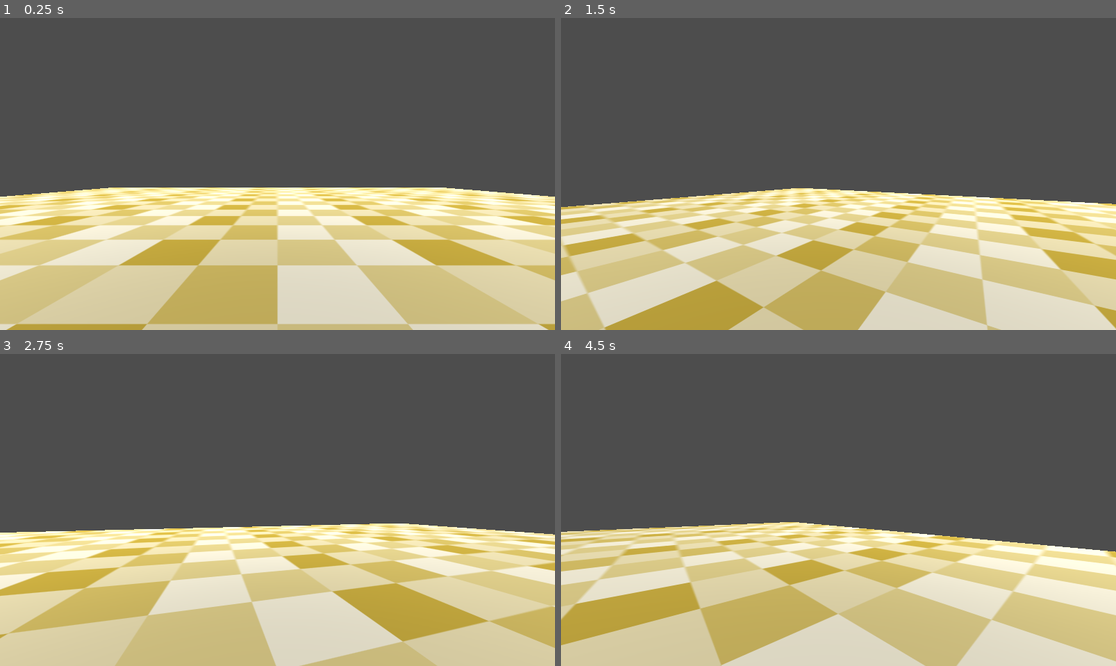
Above: before the commit, frames 1-4 (two rows, left to right).
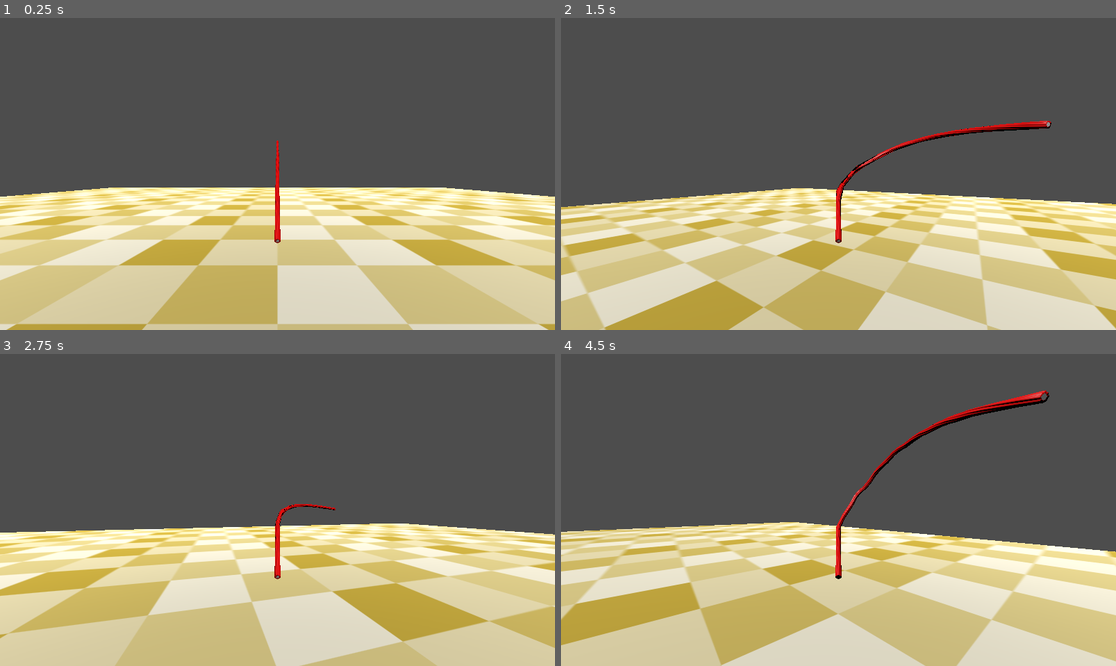
Above: after the commit, the same moments.

Repository: gartenschlaefer/flippin_sweet_deco_hunter
Game: Godot game, scene res://scenes/flippin_sweet_deco_hunter.tscn
Two runs of this game, one before a commit and one after it. Both use one fixed random seed, a clock stepped at 60 frames per second and the inputs below.
Inputs (mouse positions are in pixels of both pictures, inside the frame that each line leads up to):
- Up to frame 1 (0.25 s): no input
- Up to frame 2 (1.5 s): tap Enter at 0.5 s; move the mouse to (866, 174) at 0.52 s; hold Q 0.53-1.28 s; hold W (forward) from 0.53 s (still down); tap Space (jump) at 0.77 s; move the mouse to (810, 174) at 1.27 s; tap E at 1.35 s
- Up to frame 3 (2.75 s): keep holding W (forward); tap Space (jump) at 1.52 s; move the mouse to (288, 503) at 2.02 s; hold Q from 2.03 s (still down)
- Up to frame 4 (4.5 s): keep holding W (forward); move the mouse to (832, 516) at 2.77 s; release Q at 2.78 s; tap E at 2.85, 4.35 s; tap Space (jump) at 3.02, 3.77 s; move the mouse to (877, 513) at 3.52 s; hold Q 3.53-4.28 s; move the mouse to (794, 506) at 4.27 s

The runs differ from the first frame. In frame 1, 0.2% of the frame differs, in the area x 49-51%, y 39-73%; in frame 2, 0.9%; in frame 3, 0.3%; in frame 4, 1.1%, in the area x 49-88%, y 11-73%.

Commit message:
whip with working physics

Diff:
--- a/prefabs/licorice_whip.tscn
+++ b/prefabs/licorice_whip.tscn
@@ -8,15 +8,17 @@
 height = 0.28814697
 
 [node name="LicoriceWhip" type="Node3D"]
+script = ExtResource("1_qtq0k")
+
+[node name="Licorice_Whip" parent="." instance=ExtResource("1_7nti1")]
 
 [node name="Physics" type="Node3D" parent="."]
-script = ExtResource("1_qtq0k")
-whip_scene = ExtResource("1_7nti1")
 
 [node name="RigidBody3D" type="RigidBody3D" parent="Physics"]
 transform = Transform3D(1, 0, 0, 0, 1, 0, 0, 0, 1, 0, 0.5, 0)
 mass = 0.2
 can_sleep = false
+freeze = true
 
 [node name="CollisionShape3D" type="CollisionShape3D" parent="Physics/RigidBody3D"]
 transform = Transform3D(1, 0, 0, 0, 1, 0, 0, 0, 1, 0, 0.1, 0)
@@ -115,7 +117,7 @@
 
 [node name="RigidBody3D9" type="RigidBody3D" parent="Physics"]
 transform = Transform3D(1, 0, 0, 0, 1, 0, 0, 0, 1, 0, 2.9, 0)
-mass = 0.1
+mass = 0.2
 can_sleep = false
 
 [node name="CollisionShape3D" type="CollisionShape3D" parent="Physics/RigidBody3D9"]
--- a/scenes/deco_hunt_world.tscn
+++ b/scenes/deco_hunt_world.tscn
@@ -1,7 +1,8 @@
-[gd_scene load_steps=5 format=3 uid="uid://c3a8qsy3ho4yp"]
+[gd_scene load_steps=6 format=3 uid="uid://c3a8qsy3ho4yp"]
 
 [ext_resource type="Material" uid="uid://b6ncbnox5ob0h" path="res://materials/raster_texture.tres" id="1_hypvu"]
 [ext_resource type="PackedScene" uid="uid://cs6jw26dvr3ym" path="res://prefabs/fp_player.tscn" id="1_yq521"]
+[ext_resource type="PackedScene" uid="uid://bp324u76hfyw3" path="res://prefabs/licorice_whip.tscn" id="3_i0axm"]
 
 [sub_resource type="PlaneMesh" id="PlaneMesh_2rdx1"]
 material = ExtResource("1_hypvu")
@@ -25,3 +26,6 @@
 
 [node name="fp_player" parent="." instance=ExtResource("1_yq521")]
 transform = Transform3D(1, 0, 0, 0, 1, 0, 0, 0, 1, 0, 0.5390434, 6.353165)
+
+[node name="LicoriceWhip" parent="fp_player" instance=ExtResource("3_i0axm")]
+transform = Transform3D(1, 0, 0, 0, 0.49999997, 0.86602545, 0, -0.86602545, 0.49999997, 0, 1.2650576, -1.6241736)
--- a/scripts/licorice_whip.gd
+++ b/scripts/licorice_whip.gd
@@ -1,53 +1,90 @@
 extends Node3D
 
-@export var whip_scene: PackedScene
+@onready var skeleton: Skeleton3D = $Licorice_Whip/Armature/Skeleton3D
+@onready var mesh: MeshInstance3D = _find_mesh($Licorice_Whip)
+@onready var physics: Node3D = $Physics
+@export var physics_allow_segment_x: float = 15.0
+@export var physics_allow_segment_y: float = 50.0
+@export var physics_allow_segment_z: float = 15.0
+@export var chain_stiffness := 1.0
+
 
 var whip_instance: Node3D
-var skeleton: Skeleton3D
-var mesh: MeshInstance3D
 var segs: Array[RigidBody3D] = []
+var rest_lengths: Array[float] = []
 
 var offsets := []
 
 func _ready():
-	whip_instance = whip_scene.instantiate()
-	add_child(whip_instance)
-
-	skeleton = _find_skeleton(whip_instance)
-	if skeleton == null:
-		push_error("Skeleton3D not found in whip_scene")
-		return
-
-	mesh = _find_mesh(whip_instance)
-	if mesh == null:
-		push_error("Skinned MeshInstance3D not found in whip_scene")
-		return
-
-	segs = []
-	for c in get_children():
+	for c in physics.get_children():
 		if c is RigidBody3D:
 			segs.append(c)
 
-	if segs.size() == 0:
-		push_error("No physics segments found")
-		return
+	segs.sort_custom(func(a, b): return a.global_position.y < b.global_position.y)
 
 	offsets.resize(segs.size())
 
 	for i in segs.size():
-		_create_joint(segs[i], segs[i - 1])
 		var bone := i + 1
-		var bone_pose: Transform3D = skeleton.get_bone_global_pose(bone)
+		var bone_pose: Transform3D = skeleton.global_transform * skeleton.get_bone_global_pose(bone)
 		var seg_pose: Transform3D = segs[i].global_transform
 		offsets[i] = seg_pose.affine_inverse() * bone_pose
 
+	segs[0].freeze = true
+
+	for i in range(1, segs.size()):
+		_create_joint(segs[i], segs[i - 1])
+		var rest_lengths: Array[float] = []
+	_cache_rest_lengths()
+
 
 func _physics_process(delta):
+
 	skeleton.clear_bones_global_pose_override()
+	var skel_inv := skeleton.global_transform.affine_inverse()
+
 	for i in segs.size():
 		var bone := i + 1
-		var t: Transform3D = segs[i].global_transform * offsets[i]
-		skeleton.set_bone_global_pose_override(bone, t, 1.0, true)
+		var seg_pose: Transform3D = segs[i].global_transform
+		var world_t: Transform3D = seg_pose * offsets[i]
+		var bone_t: Transform3D = skel_inv * world_t
+		skeleton.set_bone_global_pose_override(bone, bone_t, 1.0, true)
+	stabilize_chain()
+
+
+func stabilize_chain():
+	for i in range(1, segs.size()):
+		var a := segs[i - 1]
+		var b := segs[i]
+
+		var dir := b.global_position - a.global_position
+		var len := dir.length()
+		if len == 0.0:
+			continue
+
+		var target := rest_lengths[i - 1]
+		var error := len - target
+
+		if abs(error) < 0.0001:
+			continue
+
+		var n := dir / len
+		var correction := -n * error * chain_stiffness
+
+		b.global_position += correction
+
+		var v := b.linear_velocity
+		var radial := n * v.dot(n)
+		b.linear_velocity = v - radial
+
+
+func _cache_rest_lengths():
+	rest_lengths.clear()
+	for i in range(1, segs.size()):
+		rest_lengths.append(
+			segs[i].global_position.distance_to(segs[i - 1].global_position)
+		)
+
 
 func _create_joint(a: RigidBody3D, b: RigidBody3D) -> Generic6DOFJoint3D:
 	var j := Generic6DOFJoint3D.new()
@@ -67,20 +104,19 @@
 	j.set_flag_y(Generic6DOFJoint3D.FLAG_ENABLE_LINEAR_LIMIT, true)
 	j.set_flag_z(Generic6DOFJoint3D.FLAG_ENABLE_LINEAR_LIMIT, true)
 
-	j.set_param_x(Generic6DOFJoint3D.PARAM_ANGULAR_LOWER_LIMIT, deg_to_rad(-30.0))
-	j.set_param_x(Generic6DOFJoint3D.PARAM_ANGULAR_UPPER_LIMIT, deg_to_rad(30.0))
+	j.set_param_x(Generic6DOFJoint3D.PARAM_ANGULAR_LOWER_LIMIT, deg_to_rad(-physics_allow_segment_x))
+	j.set_param_x(Generic6DOFJoint3D.PARAM_ANGULAR_UPPER_LIMIT, deg_to_rad(physics_allow_segment_x))
 	j.set_flag_x(Generic6DOFJoint3D.FLAG_ENABLE_ANGULAR_LIMIT, true)
 
-	j.set_param_y(Generic6DOFJoint3D.PARAM_ANGULAR_LOWER_LIMIT, deg_to_rad(-10.0))
-	j.set_param_y(Generic6DOFJoint3D.PARAM_ANGULAR_UPPER_LIMIT, deg_to_rad(10.0))
+	j.set_param_y(Generic6DOFJoint3D.PARAM_ANGULAR_LOWER_LIMIT, deg_to_rad(-physics_allow_segment_y))
+	j.set_param_y(Generic6DOFJoint3D.PARAM_ANGULAR_UPPER_LIMIT, deg_to_rad(physics_allow_segment_y))
 	j.set_flag_y(Generic6DOFJoint3D.FLAG_ENABLE_ANGULAR_LIMIT, true)
 
-	j.set_param_z(Generic6DOFJoint3D.PARAM_ANGULAR_LOWER_LIMIT, deg_to_rad(-30.0))
-	j.set_param_z(Generic6DOFJoint3D.PARAM_ANGULAR_UPPER_LIMIT, deg_to_rad(30.0))
+	j.set_param_z(Generic6DOFJoint3D.PARAM_ANGULAR_LOWER_LIMIT, deg_to_rad(-physics_allow_segment_z))
+	j.set_param_z(Generic6DOFJoint3D.PARAM_ANGULAR_UPPER_LIMIT, deg_to_rad(physics_allow_segment_z))
 	j.set_flag_z(Generic6DOFJoint3D.FLAG_ENABLE_ANGULAR_LIMIT, true)
 
 	return j
-
 
 
 func _find_skeleton(n: Node) -> Skeleton3D:
@@ -92,6 +128,7 @@
 			return s
 	return null
 
+
 func _find_mesh(n: Node) -> MeshInstance3D:
 	if n is MeshInstance3D and n.skin:
 		return n
Binary file removed: models/Cotton Candy.glb
Not shown, removed: models/Cotton Candy.glb.import
Binary file removed: models/licorice_whip_end.glb
Not shown, removed: models/licorice_whip_end.glb.import
Binary file removed: models/licorice_whip_mid.glb
Not shown, removed: models/licorice_whip_mid.glb.import
Binary file removed: models/licorice_whip_start.glb
Not shown, removed: models/licorice_whip_start.glb.import
